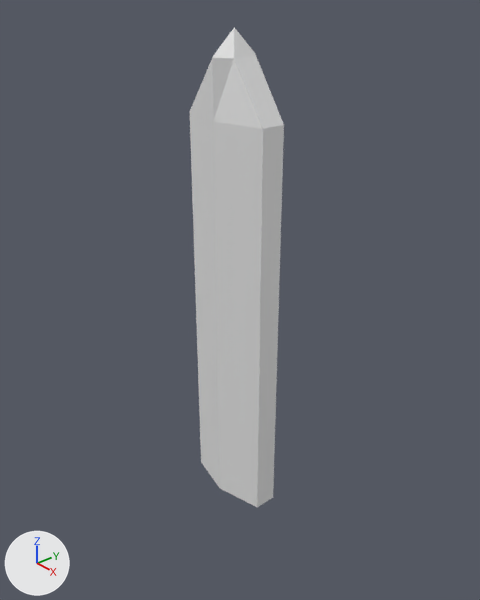
Renders of the Blender file blender_models/sword.blend from each side of a commit.
One viewpoint serves both versions: a camera (50 mm lens) standing at (1.68, -1.44, 1.74) and looking at (-0.05, 0.07, 0.6). Every picture has the same lights, and +X, +Y and +Z are marked at lower left.
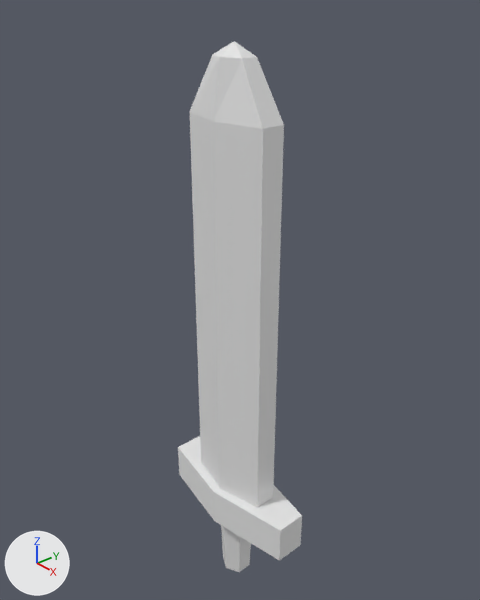
The change, as a diff of the scene's bpy script:
```diff
--- a/blender_models/sword.blend.py
+++ b/blender_models/sword.blend.py
@@ me_cylinder @@
 # used by ob_cylinder; location = (0.0, 0.0, 0.0); scale = (0.213, 0.089, 0.213)
 # verts and faces of me_cylinder; kept vertices keep their numbers, new ones are numbered from 19
 # before: 12 (0.0, 1.0, 7.02) at pixel (255, 53), 13 (0.23, 0.5, 7.02) at pixel (255, 55), 14 (0.23, -0.5, 7.02) at pixel (233, 58), 15 (0.0, -1.0, 7.02) at pixel (212, 57), 16 (-0.23, -0.5, 7.02) at pixel (213, 55)
 # before: 17 (-0.23, 0.5, 7.02), 18 (0.0, 0.0, 7.41) at pixel (234, 27)
-me_cylinder.from_pydata(...)  # 19 vertices, 19 faces; spans x -0.87..0.87, y -1.0..1.0, z -1.0..7.41
+me_cylinder.from_pydata(...)  # 43 vertices, 43 faces; spans x -1.57..1.57, y -1.36..1.36, z -3.27..7.23
+# me_cylinder part 1
+# 1 face is deleted
+# 18 vertices are added at x -1.57..1.57, y -1.36..1.36, z -3.27..-1.76
+# 6 new vertices lie (0.0, 0.0, 0.76) away from vertices in x -1.57..1.57, y -1.36..1.36, z -1.76
+# 25 new faces join them
+# me_cylinder part 2
+verts[12] = (0.0, 0.68, 7.02)  # moved
+verts[13] = (0.34, 0.34, 7.02)  # moved, pixel (257, 56)
+verts[14] = (0.34, -0.34, 7.02)  # moved, pixel (242, 58)
+verts[15] = (0.0, -0.68, 7.02)  # moved, pixel (219, 57)
+verts[16] = (-0.34, -0.34, 7.02)  # moved, pixel (212, 54)
+verts[17] = (-0.34, 0.34, 7.02)  # moved
+verts[18] = (0.0, 0.0, 7.23)  # moved, pixel (234, 41)
```

Changed parts and their boxes [x1, y1, x2, y2] in the pictures (480 x 600 px; the box of a moved part takes in the faces that stretch with it):
'Cylinder', reshaped (32% wider, 11% taller): before [190, 27, 284, 507]; after [178, 41, 302, 572]
part 1 of me_cylinder, built on: after [178, 436, 302, 572]
part 2 of me_cylinder, moved or reshaped: before [190, 27, 284, 129]; after [190, 41, 284, 129]
